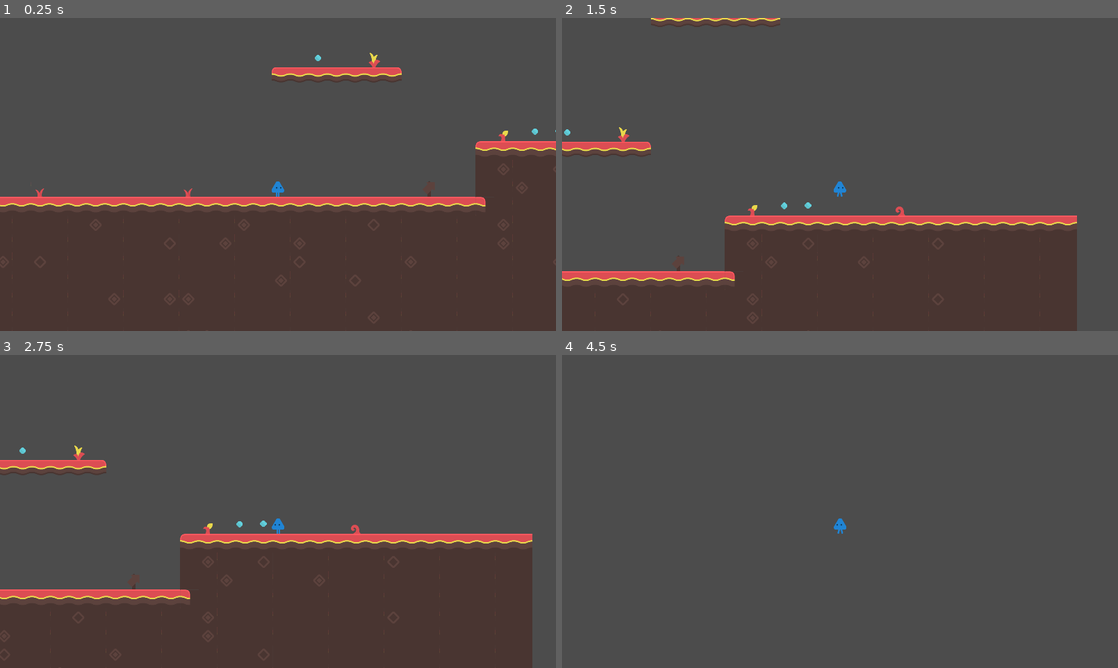
Above: before the commit, frames 1-4 (two rows, left to right).
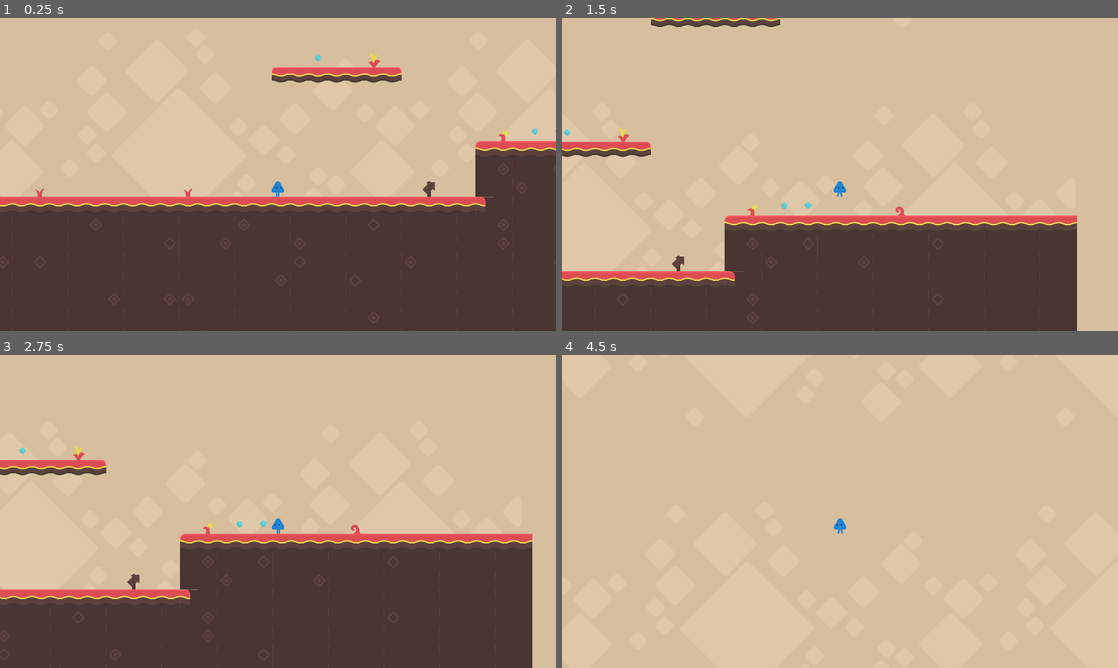
Above: after the commit, the same moments.

Repository: bsu-cs315/Project_2
Game: Godot game, scene res://src/Main.tscn
The game is run twice, just before and just after one commit, with the same random seed, the same clock (stepped at 60 frames per second) and the same inputs.
Inputs:
- Up to frame 1 (0.25 s): no input
- Up to frame 2 (1.5 s): tap Enter at 0.5 s; hold Right (ui_right) from 0.53 s (still down); tap Up (ui_up) at 0.77 s
- Up to frame 3 (2.75 s): tap Up (ui_up) at 1.52 s; release Right (ui_right) at 2.03 s; hold Left (ui_left) from 2.03 s (still down)
- Up to frame 4 (4.5 s): release Left (ui_left) at 2.78 s; hold Right (ui_right) 2.78-4.28 s; tap Up (ui_up) at 3.02, 3.77 s; hold Left (ui_left) from 4.28 s (still down)

The runs differ from the first frame. In frame 1, 53% of the frame differs, in the area x 0-100%, y 0-58%; in frame 2, 69%; in frame 3, 64%; in frame 4, 100%, in the area x 0-100%, y 0-100%.

Commit message:
Add paralax background

Diff:
--- a/Godot_project/src/Main.tscn
+++ b/Godot_project/src/Main.tscn
@@ -1,9 +1,11 @@
-[gd_scene load_steps=39 format=2]
+[gd_scene load_steps=41 format=2]
 
 [ext_resource path="res://assets/abstract-platformer-370-assets/Tilesheet/tilesheet_complete.png" type="Texture" id=1]
 [ext_resource path="res://src/Player.tscn" type="PackedScene" id=2]
 [ext_resource path="res://src/Pickup.gd" type="Script" id=3]
 [ext_resource path="res://assets/abstract-platformer-370-assets/PNG/Items/blueGem.png" type="Texture" id=4]
+[ext_resource path="res://assets/abstract-platformer-370-assets/PNG/Backgrounds/set1_background.png" type="Texture" id=5]
+[ext_resource path="res://assets/abstract-platformer-370-assets/PNG/Backgrounds/set1_tiles.png" type="Texture" id=6]
 
 [sub_resource type="ConvexPolygonShape2D" id=1]
 points = PoolVector2Array( 64, 64, 0, 64, 0, 0, 64, 0 )
@@ -870,6 +872,27 @@
 
 [node name="CollisionShape2D" type="CollisionShape2D" parent="Pickup8"]
 shape = SubResource( 34 )
+
+[node name="ParallaxBackground" type="ParallaxBackground" parent="."]
+
+[node name="ParallaxLayer" type="ParallaxLayer" parent="ParallaxBackground"]
+motion_offset = Vector2( 5000, -200 )
+motion_mirroring = Vector2( 1280, 960 )
+
+[node name="Sprite" type="Sprite" parent="ParallaxBackground/ParallaxLayer"]
+scale = Vector2( 4, 4 )
+texture = ExtResource( 5 )
+centered = false
+
+[node name="ParallaxLayer2" type="ParallaxLayer" parent="ParallaxBackground"]
+motion_scale = Vector2( 0.5, 1 )
+motion_offset = Vector2( 500, 0 )
+motion_mirroring = Vector2( 1280, 960 )
+
+[node name="Sprite" type="Sprite" parent="ParallaxBackground/ParallaxLayer2"]
+scale = Vector2( 2, 2 )
+texture = ExtResource( 6 )
+centered = false
 [connection signal="body_entered" from="Pickup" to="Pickup" method="_on_Pickup_body_entered"]
 [connection signal="body_entered" from="Pickup2" to="Pickup2" method="_on_Pickup_body_entered"]
 [connection signal="body_entered" from="Pickup3" to="Pickup3" method="_on_Pickup_body_entered"]
